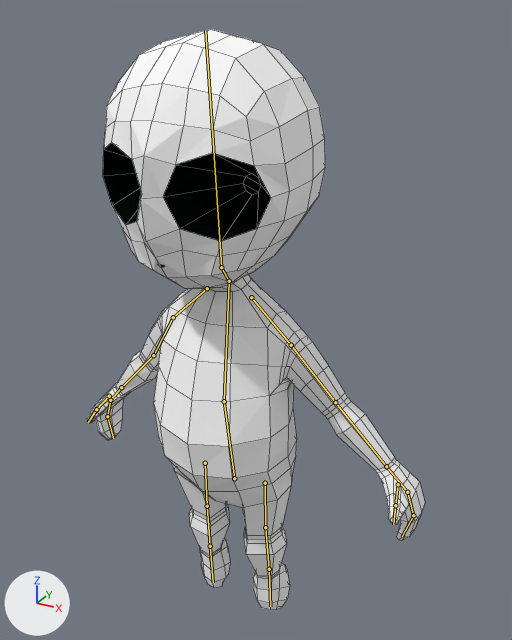
Before and after pictures for a commit that changed the Blender file assets/new_ghost/ghost.blend.
The view is the same before and after, from a 50 mm lens placed at (0.789, -1.235, 1.566), pointed at (0.058, 0.095, 0.901). Arrows for +X, +Y and +Z are at lower left; the lights stay in place. The bones that bend it are drawn over the model as lines. Mesh edges are drawn as thin lines.

Names of what the first picture shows: 'Rigging'.
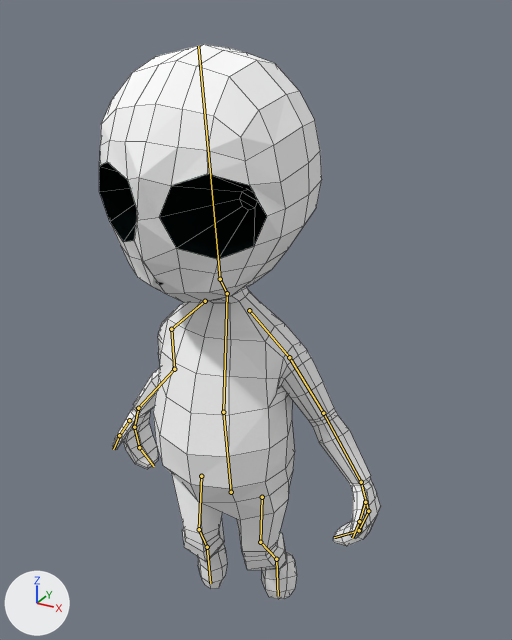
The newer file adds an action. The first version stands in its rest pose; the second is drawn at frame 25 of the action 'Idle'.

Boxes (x1, y1, x2, y2) around the edits, measured in the pictures (512 x 640 px):
'Rigging', posed (17% narrower)
    before: (87, 29, 425, 610)
    after: (99, 44, 381, 599)
bone 'Belly', root to tip
    before: (234, 478) to (224, 401)
    after: (231, 492) to (223, 412)
bone 'Chest', root to tip
    before: (224, 401) to (229, 281)
    after: (223, 412) to (227, 293)
bone 'Head', root to tip
    before: (221, 267) to (205, 30)
    after: (220, 279) to (198, 46)

What the commit changed:
Bone 'Belly' (bone_belly) moves from (0.0, 0.0, 0.0) to (0.0, -0.085, -0.076).
Bone 'Belly' (bone_belly) turns from (0, 0, 0) to (3, 0, 0) degrees about its own x, y and z.
Bone 'Chest' (bone_chest) turns from (0, 0, 0) to (-1, 0, 0) degrees about its own x, y and z.
Bone 'Head' (bone_head) turns from (0, 0, 0) to (-2, 0, 0) degrees about its own x, y and z.
Bone 'Leg_ctrl.L' (bone_leg_ctrl_l) moves from (0.0, 0.0, 0.0) to (0.0, -0.151, -0.008).
Bone 'Leg_ctrl.R' (bone_leg_ctrl_r) moves from (0.0, 0.0, 0.0) to (0.0, 0.05, 0.026).
Bone 'HandIK.L' (bone_handik_l) moves from (0.0, 0.0, 0.0) to (-0.186, -0.014, -0.197).
Bone 'HandRotation.L' (bone_handrotation_l) turns from (0, 0, 0) to (-5, -3, 24) degrees about its own x, y and z.
Bone 'FingersControl.L' (bone_fingerscontrol_l) turns from (0, 0, 0) to (0, 0, 10) degrees about its own x, y and z.
Bone 'HandIK.R' (bone_handik_r) moves from (0.0, 0.0, 0.0) to (0.188, -0.003, -0.156).
Bone 'HandRotation.R' (bone_handrotation_r) turns from (0, 0, 0) to (0, 1, -22) degrees about its own x, y and z.
Bone 'FingersControl.R' (bone_fingerscontrol_r) turns from (0, 0, 0) to (0, 0, -8) degrees about its own x, y and z.
